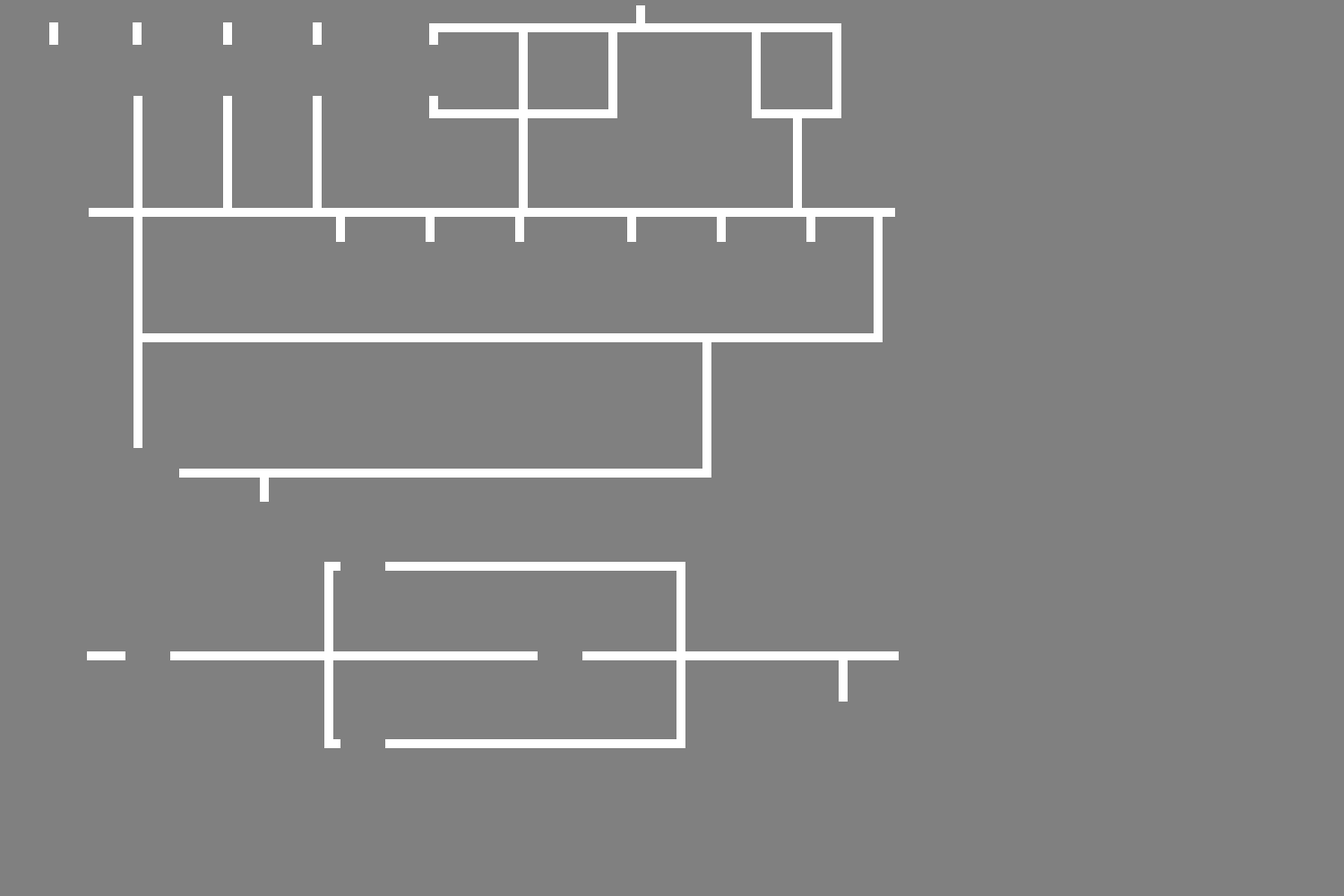
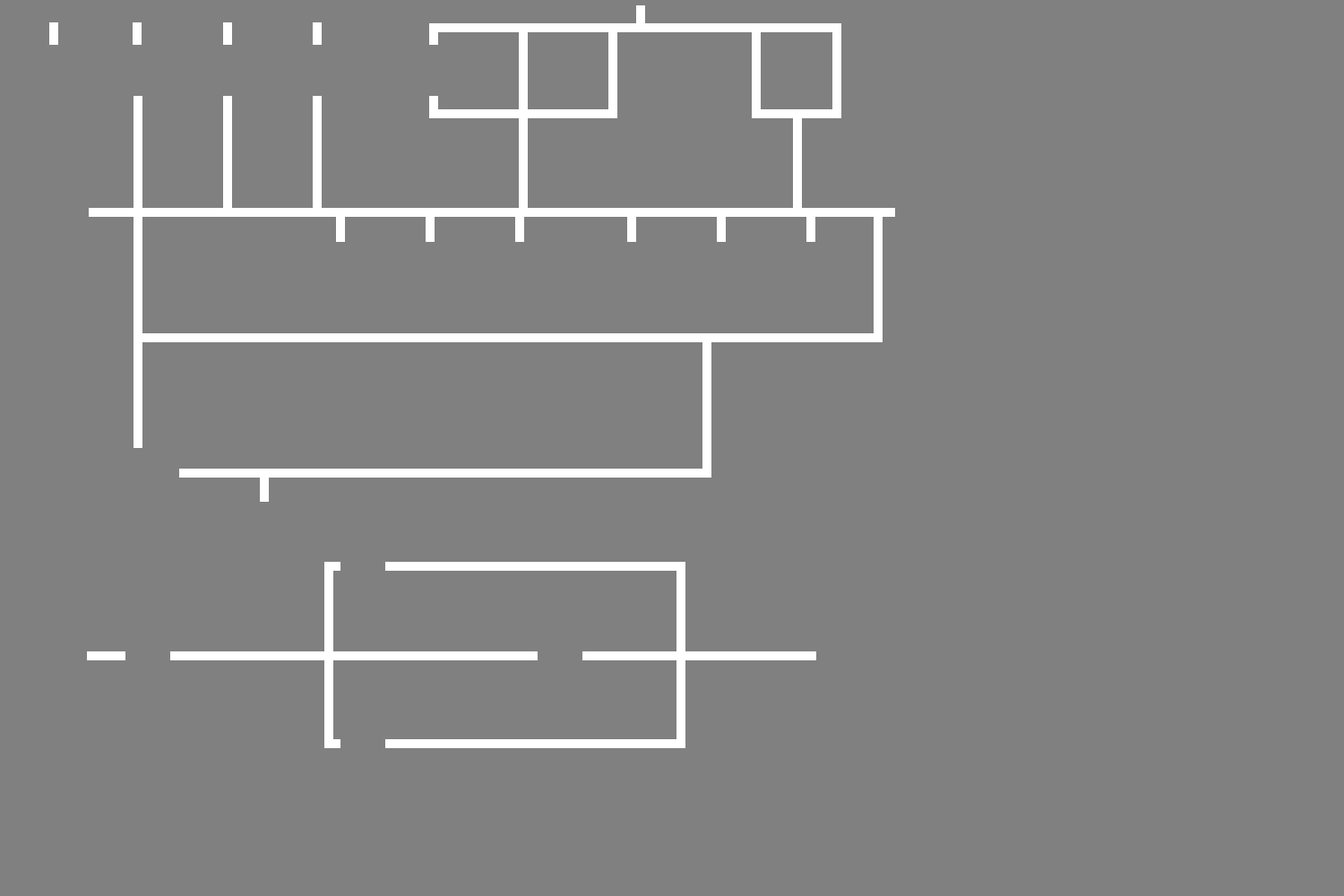
Layer changes from the first 1344 × 896 image to the second:
painted on "Pasted Layer" over [815, 651, 899, 702]
